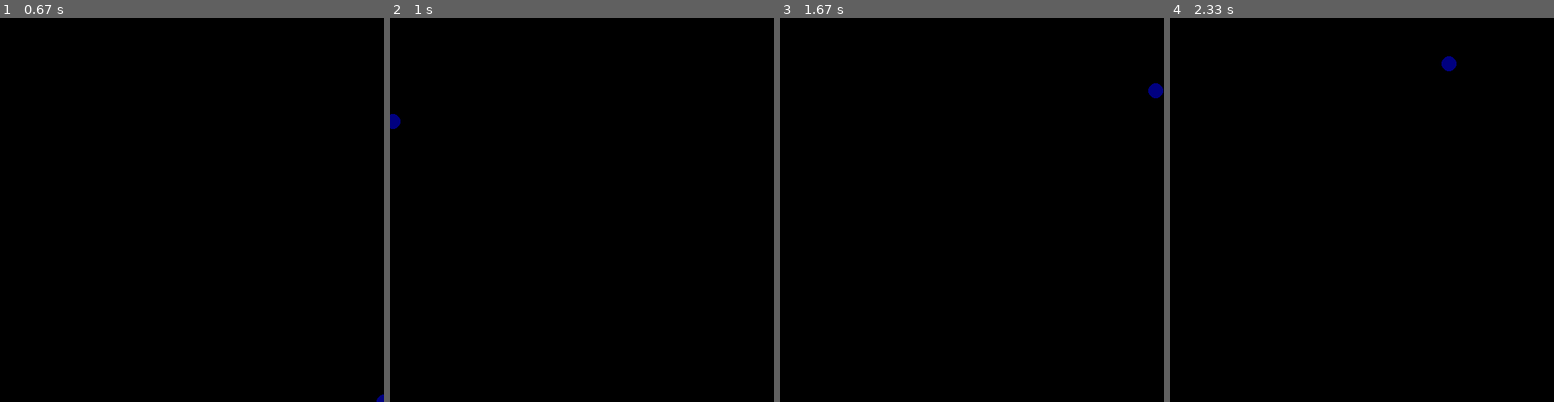
Above: before the commit, frames 1-4 (left to right).
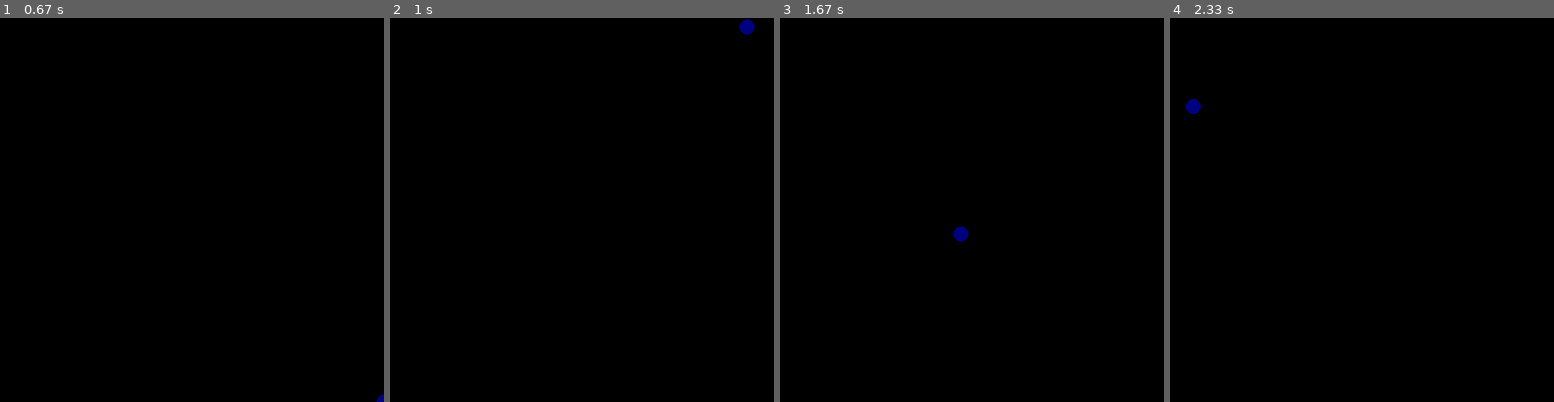
Above: after the commit, the same moments.

Repository: tjacek/planning
Game: pygame game, started from localization/kalman.py
Two runs of this game, one before a commit and one after it. Both use one fixed random seed, a clock stepped at 60 frames per second and the inputs below.
Inputs (mouse positions are in pixels of both pictures, inside the frame that each line leads up to):
- Up to frame 1 (0.67 s): click (192, 210) at 0.38 s
- Up to frame 2 (1 s): click (620, 294) at 0.82 s
- Up to frame 3 (1.67 s): press the mouse at (1010, 294) at 1.13 s; move the mouse to (945, 213) at 1.23 s; release the mouse at (879, 133) at 1.37 s
- Up to frame 4 (2.33 s): press the mouse at (1400, 294) at 1.87 s; move the mouse to (1373, 221) at 1.97 s; release the mouse at (1350, 144) at 2.1 s

Frame 1 is identical in both runs. In frame 2, 0.2% of the frame differs, in the area x 0-95%, y 0-29%; in frame 3, 0.2%, in the area x 45-100%, y 16-59%; in frame 4, 0.2%.

Commit message:
noise function

Diff:
--- a/localization/kalman.py
+++ b/localization/kalman.py
@@ -17,14 +17,14 @@
         pg.draw.circle(window,(0,0,128),state,10)
 
 class Envir(object):
-    def __init__(self,A,B,C,cov_v,cov_w):
+    def __init__(self,A,B,C,H,cov_v,cov_w):
         self.A=A
         self.B=B
         self.C=C
+        self.H=H
         self.cov_v=cov_v
         self.cov_w=cov_w
         self.state=None
-#        self.bounds=bounds
 
     def get_dim(self):
         return self.A.shape[0]
@@ -36,8 +36,7 @@
 
     def next_state(self,eps=0.001):
         self.state=self.A.dot(self.state)
-        mean=np.ones((self.get_dim(),))
-        self.state+=np.random.multivariate_normal(mean,self.cov_v)
+        self.state+=noise(self.cov_v)
         for i in range(self.get_dim()):
             if(self.state[i]>1):
                 self.state[i]-=2
@@ -45,15 +44,30 @@
                 self.state[i]+=2 #1+eps#
 
     def observe(self):
-        return self.C.dot(self.state)
+        y=self.C.dot(self.state)
+        return y + self.H.dot(noise(self.cov_w))
+
+class Kalman(object):
+    def __init__(self,dim=2):
+        self.sigma=np.random.rand(dim,dim)
+        self.x_pred=np.random.rand(dim)
+
+    def __call__(self,envir):
+        y_k=envir.observe()
+#        L= envir.
+
+def noise(conv):
+    mean=np.ones((conv.shape[0],))
+    return np.random.multivariate_normal(mean,conv)
 
 def random_envir(dim=2):
-    A=special_ortho_group.rvs(dim)  #2*np.random.rand(dim,dim)
+    A=special_ortho_group.rvs(dim)
     B=np.random.rand(dim,dim)
     C=np.random.rand(dim,dim)
+    H=np.random.rand(dim,dim)
     cov_v=np.random.rand(dim,dim)
     cov_w=np.random.rand(dim,dim)
-    envir= Envir(A,B,C,cov_v,cov_w)
+    envir= Envir(A,B,C,H,cov_v,cov_w)
     envir.set_state()
     envir.state*= 0.5
     return envir
